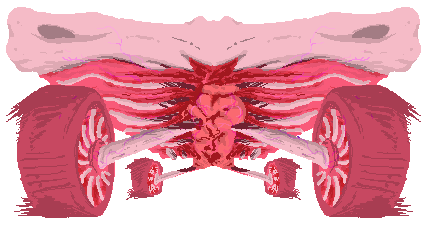
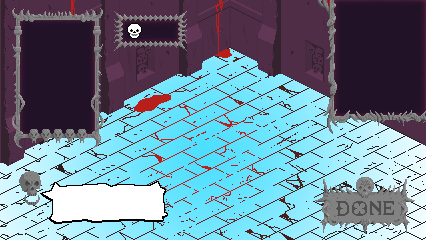
Revision of a layered 426px x 240px image; what changed, layer by layer:
hid group "victory" (13 layers) over (x1=0, y1=0, x2=426, y2=227)
showed group "garagem" (26 layers) over (x1=0, y1=0, x2=426, y2=240)
